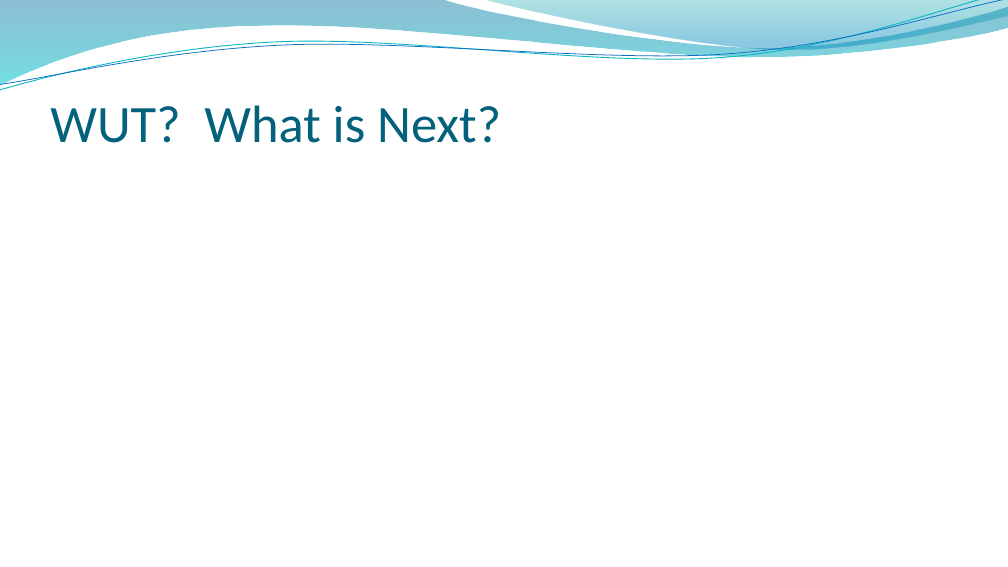
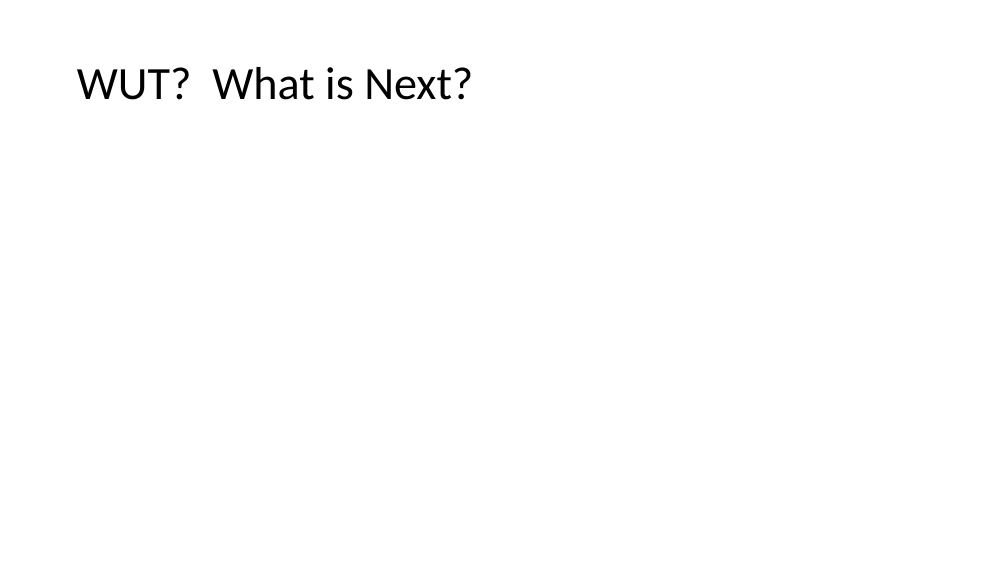
Before and after one commit to cwzero/Trivia, a slide deck: slide 9 of WUTDemo.pptx. Drawn at 1008x567 pixels with LibreOffice and Linux fonts; fonts in the diff are those of the drawing; background and template pictures are left out. Boxes give left, top, right and bottom in pixels: in the first picture for what was removed or moved away, otherwise in the second. Text is boxed around its words. In the diff, an @@ line names an element or a change of style, - is before the commit and + after.

```diff
--- a/WUTDemo.pptx
+++ b/WUTDemo.pptx
@@ freeform shape removed at [0, 0, 1008, 85] @@
@@ freeform shape removed at [0, 0, 1008, 94] @@
@@ freeform shape removed at [0, 0, 1008, 90] @@
@@ freeform shape removed at [483, 0, 1008, 52] @@
@@ title "WUT? What is Next?": place and size @@
-title "WUT? What is Next?" at [50, 105, 501, 143]
+title "WUT? What is Next?" at [77, 67, 473, 100]
@@ title "WUT? What is Next?" at [77, 67, 473, 100]: size 50 to 44 pt, text colour #04617B to #000000; line spacing 1 to 0.9; vertical alignment bottom to middle @@
```
Also in this commit, not shown: 6 other slides changed, 2 slides added, 2 slides removed, 22 other files.
